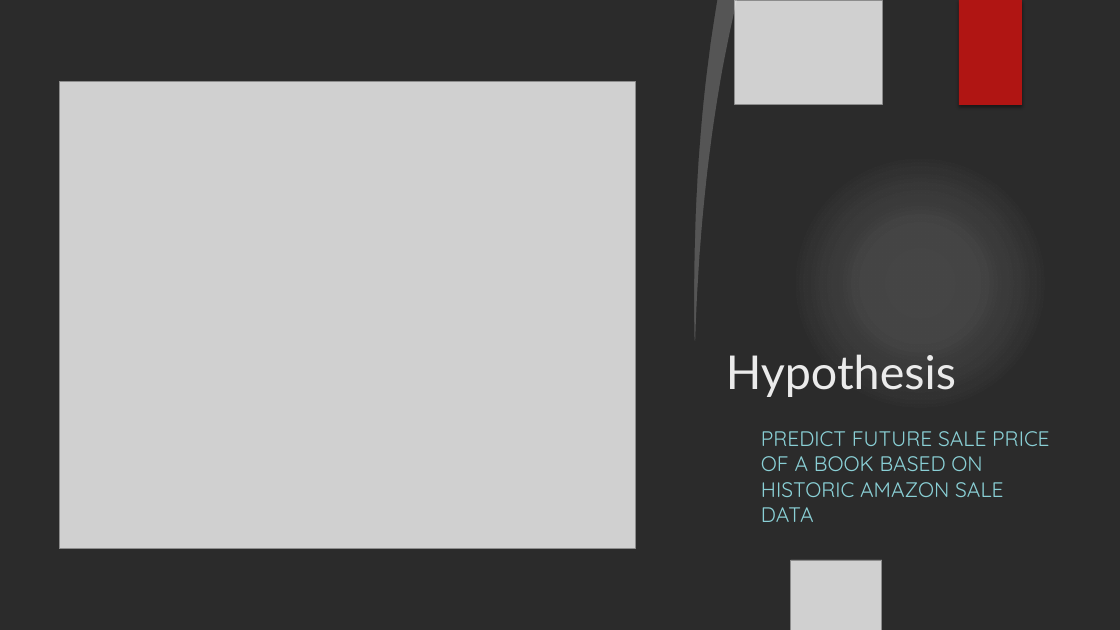
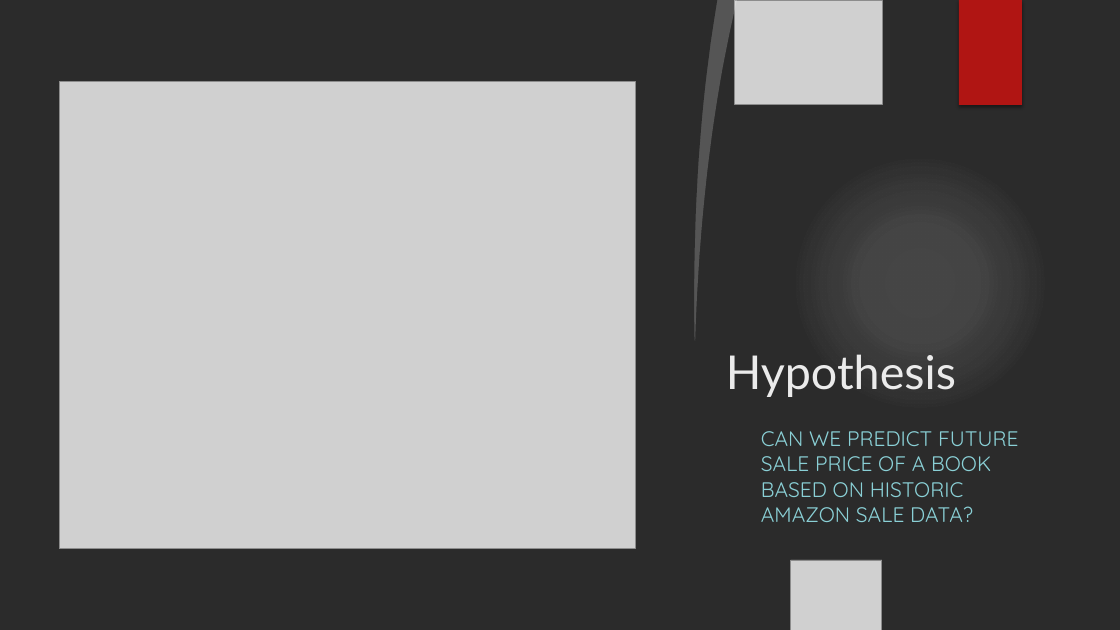
Before and after one commit to georgetown-analytics/Booksville, a slide deck: slide 5 of presentation/Booksville Presentation.pptx. Drawn at 1120x630 pixels with LibreOffice and Linux fonts; fonts in the diff are those of the drawing; grey boxes stand for pictures; background and template pictures are left out; a plain dark background stands for a picture behind light text. Boxes give left, top, right and bottom in pixels: in the first picture for what was removed or moved away, otherwise in the second. Text is boxed around its words. In the diff, an @@ line names an element or a change of style, - is before the commit and + after.

Commit message:
update ppt rev 16

```diff
--- a/presentation/Booksville Presentation.pptx
+++ b/presentation/Booksville Presentation.pptx
@@ text at [761, 431, 1018, 522]: text changed @@
-PREDICT FUTURE SALE PRICE OF A BOOK BASED ON HISTORIC AMAZON SALE DATA
+CAN WE PREDICT FUTURE SALE PRICE OF A BOOK BASED ON HISTORIC AMAZON SALE DATA?
```
Also in this commit, not shown: 1 other slide changed.
